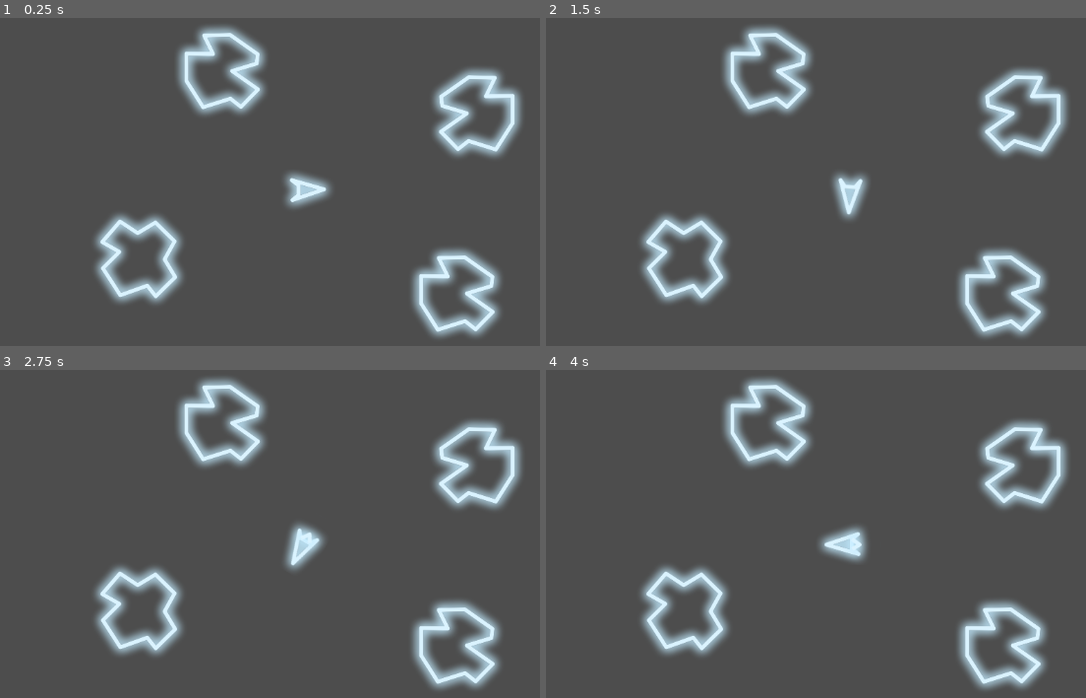
Above: before the commit, frames 1-4 (two rows, left to right).
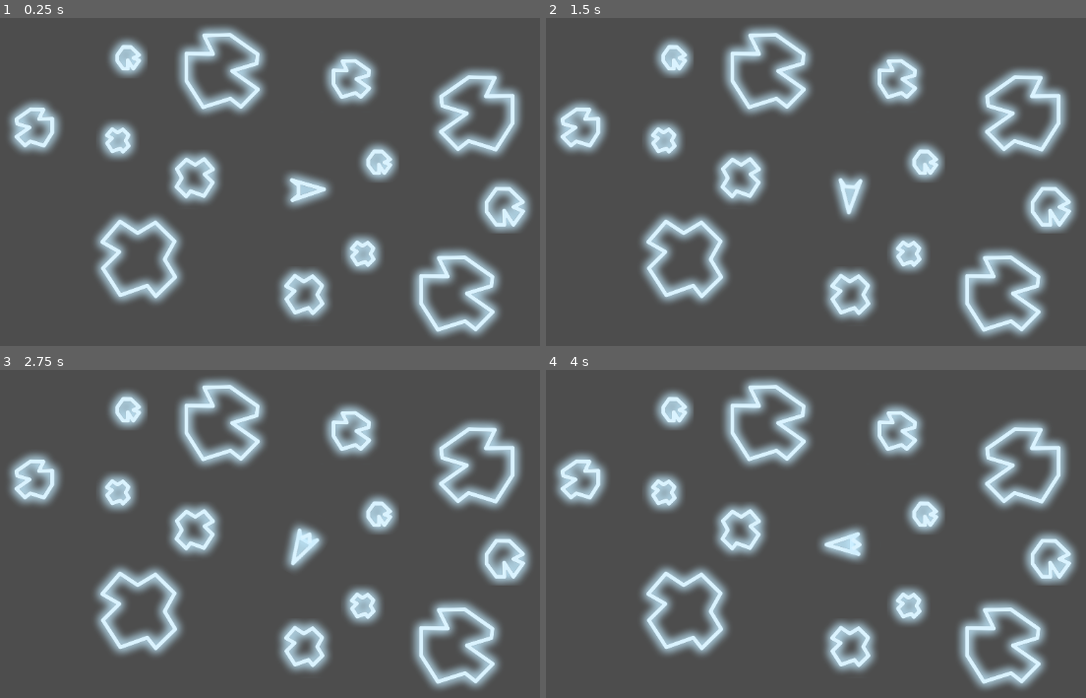
Above: after the commit, the same moments.

Repository: AllanSechrist/asteroids
Game: Godot game, scene res://scenes/sandbox.tscn
Same seed, same stepped clock (60 frames per second), same inputs: the game is played once before the commit and once after it. The project has no main scene, so this scene is started directly.
Inputs:
- Up to frame 1 (0.25 s): no input
- Up to frame 2 (1.5 s): tap Enter at 0.5 s; hold D (turn_right) 0.53-1.28 s; hold W (move) 0.53-1.28 s; hold A (turn_left) from 1.28 s (still down); tap W (move) at 1.35 s
- Up to frame 3 (2.75 s): release A (turn_left) at 2.03 s; hold D (turn_right) from 2.03 s (still down); hold W (move) from 2.03 s (still down)
- Up to frame 4 (4 s): release W (move) at 2.78 s; tap W (move) at 2.85 s; release D (turn_right) at 3.53 s; hold A (turn_left) from 3.53 s (still down); hold W (move) from 3.53 s (still down)

The runs differ from the first frame. In frame 1, 9.2% of the frame differs, in the area x 1-99%, y 6-93%; in frame 2, 9.2%; in frame 3, 9.2%; in frame 4, 9.2%.

Commit message:
add medium and small asteroids

Diff:
--- /dev/null
+++ b/assets/sprites/asteroids/MedAsteroid_1.tres
@@ -0,0 +1,7 @@
+[gd_resource type="AtlasTexture" format=3 uid="uid://wd6sbr0qyw1f"]
+
+[ext_resource type="Texture2D" uid="uid://c774ifh5id0it" path="res://assets/sprites/asteroids-2x.png" id="1_3a4tc"]
+
+[resource]
+atlas = ExtResource("1_3a4tc")
+region = Rect2(0, 168, 88, 88)
--- /dev/null
+++ b/assets/sprites/asteroids/MedAsteroid_2.tres
@@ -0,0 +1,7 @@
+[gd_resource type="AtlasTexture" format=3 uid="uid://bde0y7wnr6pmk"]
+
+[ext_resource type="Texture2D" uid="uid://c774ifh5id0it" path="res://assets/sprites/asteroids-2x.png" id="1_t3msp"]
+
+[resource]
+atlas = ExtResource("1_t3msp")
+region = Rect2(88, 160, 96, 96)
--- /dev/null
+++ b/assets/sprites/asteroids/MedAsteroid_3.tres
@@ -0,0 +1,7 @@
+[gd_resource type="AtlasTexture" format=3 uid="uid://dtdyupqysnswg"]
+
+[ext_resource type="Texture2D" uid="uid://c774ifh5id0it" path="res://assets/sprites/asteroids-2x.png" id="1_uwjgb"]
+
+[resource]
+atlas = ExtResource("1_uwjgb")
+region = Rect2(184, 160, 96, 88)
--- /dev/null
+++ b/assets/sprites/asteroids/SmallAsteroid_1.tres
@@ -0,0 +1,7 @@
+[gd_resource type="AtlasTexture" format=3 uid="uid://df1bv5a2ppwd0"]
+
+[ext_resource type="Texture2D" uid="uid://c774ifh5id0it" path="res://assets/sprites/asteroids-2x.png" id="1_5c1os"]
+
+[resource]
+atlas = ExtResource("1_5c1os")
+region = Rect2(0, 256, 64, 64)
--- /dev/null
+++ b/assets/sprites/asteroids/SmallAsteroid_2.tres
@@ -0,0 +1,7 @@
+[gd_resource type="AtlasTexture" format=3 uid="uid://hxg7rcq1mjyx"]
+
+[ext_resource type="Texture2D" uid="uid://c774ifh5id0it" path="res://assets/sprites/asteroids-2x.png" id="1_e4dx2"]
+
+[resource]
+atlas = ExtResource("1_e4dx2")
+region = Rect2(64, 256, 64, 64)
--- /dev/null
+++ b/assets/sprites/asteroids/SmallAsteroid_3.tres
@@ -0,0 +1,7 @@
+[gd_resource type="AtlasTexture" format=3 uid="uid://cd4purky3sgbr"]
+
+[ext_resource type="Texture2D" uid="uid://c774ifh5id0it" path="res://assets/sprites/asteroids-2x.png" id="1_7bei3"]
+
+[resource]
+atlas = ExtResource("1_7bei3")
+region = Rect2(128, 256, 64, 64)
--- a/scenes/asteroids/big_asteroid.gd
+++ b/scenes/asteroids/asteroid.gd
@@ -1,5 +1,5 @@
 extends Area2D
-class_name BigAsteroid
+class_name Asteroid
 
 @export var sprite_variants: Array[Texture2D] = []
 
--- a/scenes/asteroids/big_asteroid.tscn
+++ b/scenes/asteroids/big_asteroid.tscn
@@ -1,11 +1,12 @@
 [gd_scene format=3 uid="uid://d3x0fnkj3jumk"]
 
 [ext_resource type="Texture2D" uid="uid://bgdqyw5faxnx6" path="res://assets/sprites/asteroids/BigAsteroid_1.tres" id="1_6lffe"]
-[ext_resource type="Script" uid="uid://b81sgrm3tv4xt" path="res://scenes/asteroids/big_asteroid.gd" id="1_y2s20"]
+[ext_resource type="Script" uid="uid://b81sgrm3tv4xt" path="res://scenes/asteroids/asteroid.gd" id="1_y2s20"]
 [ext_resource type="Texture2D" uid="uid://kt2dogxmksnn" path="res://assets/sprites/asteroids/BigAsteroid_2.tres" id="3_8kwfn"]
 [ext_resource type="Texture2D" uid="uid://dkg32uc7f83fc" path="res://assets/sprites/asteroids/BigAsteroid_3.tres" id="4_jtov4"]
 
 [sub_resource type="CircleShape2D" id="CircleShape2D_y2s20"]
+radius = 54.00926
 
 [node name="BigAsteroid" type="Area2D" unique_id=1317233345]
 script = ExtResource("1_y2s20")
--- /dev/null
+++ b/scenes/asteroids/med_asteroid.gd
@@ -0,0 +1 @@
+extends Area2D
--- /dev/null
+++ b/scenes/asteroids/med_asteroid.tscn
@@ -0,0 +1,19 @@
+[gd_scene format=3 uid="uid://b4kwf27f8y7mv"]
+
+[ext_resource type="Script" uid="uid://b81sgrm3tv4xt" path="res://scenes/asteroids/asteroid.gd" id="1_l8wfa"]
+[ext_resource type="Texture2D" uid="uid://wd6sbr0qyw1f" path="res://assets/sprites/asteroids/MedAsteroid_1.tres" id="2_k7t6i"]
+[ext_resource type="Texture2D" uid="uid://bde0y7wnr6pmk" path="res://assets/sprites/asteroids/MedAsteroid_2.tres" id="3_rr77u"]
+[ext_resource type="Texture2D" uid="uid://dtdyupqysnswg" path="res://assets/sprites/asteroids/MedAsteroid_3.tres" id="4_jdo40"]
+
+[sub_resource type="CircleShape2D" id="CircleShape2D_uu1r3"]
+radius = 27.073973
+
+[node name="MedAsteroid" type="Area2D" unique_id=1836129986]
+script = ExtResource("1_l8wfa")
+sprite_variants = Array[Texture2D]([ExtResource("2_k7t6i"), ExtResource("3_rr77u"), ExtResource("4_jdo40")])
+
+[node name="CollisionShape2D" type="CollisionShape2D" parent="." unique_id=588510]
+shape = SubResource("CircleShape2D_uu1r3")
+
+[node name="Sprite2D" type="Sprite2D" parent="." unique_id=189168715]
+texture = ExtResource("2_k7t6i")
--- /dev/null
+++ b/scenes/asteroids/small_asteroid.tscn
@@ -0,0 +1,19 @@
+[gd_scene format=3 uid="uid://uew4s48w4shp"]
+
+[ext_resource type="Script" uid="uid://b81sgrm3tv4xt" path="res://scenes/asteroids/asteroid.gd" id="1_ckhff"]
+[ext_resource type="Texture2D" uid="uid://df1bv5a2ppwd0" path="res://assets/sprites/asteroids/SmallAsteroid_1.tres" id="2_ick8f"]
+[ext_resource type="Texture2D" uid="uid://hxg7rcq1mjyx" path="res://assets/sprites/asteroids/SmallAsteroid_2.tres" id="3_3t74j"]
+[ext_resource type="Texture2D" uid="uid://cd4purky3sgbr" path="res://assets/sprites/asteroids/SmallAsteroid_3.tres" id="4_tfwtt"]
+
+[sub_resource type="CircleShape2D" id="CircleShape2D_1myxn"]
+radius = 17.0
+
+[node name="SmallAsteroid" type="Area2D" unique_id=2118094904]
+script = ExtResource("1_ckhff")
+sprite_variants = Array[Texture2D]([ExtResource("2_ick8f"), ExtResource("3_3t74j"), ExtResource("4_tfwtt")])
+
+[node name="Sprite2D" type="Sprite2D" parent="." unique_id=1295715553]
+texture = ExtResource("2_ick8f")
+
+[node name="CollisionShape2D" type="CollisionShape2D" parent="." unique_id=1952143692]
+shape = SubResource("CircleShape2D_1myxn")
--- a/scenes/sandbox.tscn
+++ b/scenes/sandbox.tscn
@@ -2,6 +2,8 @@
 
 [ext_resource type="PackedScene" uid="uid://cqk7p0e26gfk1" path="res://scenes/ship/ship.tscn" id="1_2ddto"]
 [ext_resource type="PackedScene" uid="uid://d3x0fnkj3jumk" path="res://scenes/asteroids/big_asteroid.tscn" id="2_rgld7"]
+[ext_resource type="PackedScene" uid="uid://b4kwf27f8y7mv" path="res://scenes/asteroids/med_asteroid.tscn" id="3_a8pr3"]
+[ext_resource type="PackedScene" uid="uid://uew4s48w4shp" path="res://scenes/asteroids/small_asteroid.tscn" id="4_j6lu3"]
 
 [node name="Sandbox" type="Node2D" unique_id=1026063426]
 
@@ -11,14 +13,47 @@
 
 [node name="Asteroids" type="Node2D" parent="." unique_id=1279196508]
 
-[node name="BigAsteroid" parent="Asteroids" unique_id=1317233345 instance=ExtResource("2_rgld7")]
+[node name="BigAsteroids" type="Node2D" parent="Asteroids" unique_id=1992141205]
+
+[node name="BigAsteroid" parent="Asteroids/BigAsteroids" unique_id=1317233345 instance=ExtResource("2_rgld7")]
 position = Vector2(444, 119)
 
-[node name="BigAsteroid2" parent="Asteroids" unique_id=588302104 instance=ExtResource("2_rgld7")]
+[node name="BigAsteroid2" parent="Asteroids/BigAsteroids" unique_id=588302104 instance=ExtResource("2_rgld7")]
 position = Vector2(788, 445)
 
-[node name="BigAsteroid3" parent="Asteroids" unique_id=879094982 instance=ExtResource("2_rgld7")]
+[node name="BigAsteroid3" parent="Asteroids/BigAsteroids" unique_id=879094982 instance=ExtResource("2_rgld7")]
 position = Vector2(817, 181)
 
-[node name="BigAsteroid4" parent="Asteroids" unique_id=98907357 instance=ExtResource("2_rgld7")]
+[node name="BigAsteroid4" parent="Asteroids/BigAsteroids" unique_id=98907357 instance=ExtResource("2_rgld7")]
 position = Vector2(323, 395)
+
+[node name="MedAsteroids" type="Node2D" parent="Asteroids" unique_id=1254328359]
+
+[node name="MedAsteroid" parent="Asteroids/MedAsteroids" unique_id=1836129986 instance=ExtResource("3_a8pr3")]
+position = Vector2(170, 202)
+
+[node name="MedAsteroid2" parent="Asteroids/MedAsteroids" unique_id=470499915 instance=ExtResource("3_a8pr3")]
+position = Vector2(632, 131)
+
+[node name="MedAsteroid3" parent="Asteroids/MedAsteroids" unique_id=178250861 instance=ExtResource("3_a8pr3")]
+position = Vector2(563, 448)
+
+[node name="MedAsteroid4" parent="Asteroids/MedAsteroids" unique_id=771607624 instance=ExtResource("3_a8pr3")]
+position = Vector2(857, 312)
+
+[node name="MedAsteroid5" parent="Asteroids/MedAsteroids" unique_id=848126769 instance=ExtResource("3_a8pr3")]
+position = Vector2(405, 277)
+
+[node name="SmallAsteroids" type="Node2D" parent="Asteroids" unique_id=1317212318]
+
+[node name="SmallAsteroid" parent="Asteroids/SmallAsteroids" unique_id=2118094904 instance=ExtResource("4_j6lu3")]
+position = Vector2(650, 386)
+
+[node name="SmallAsteroid2" parent="Asteroids/SmallAsteroids" unique_id=696674639 instance=ExtResource("4_j6lu3")]
+position = Vector2(303, 97)
+
+[node name="SmallAsteroid3" parent="Asteroids/SmallAsteroids" unique_id=1339731486 instance=ExtResource("4_j6lu3")]
+position = Vector2(671, 250)
+
+[node name="SmallAsteroid4" parent="Asteroids/SmallAsteroids" unique_id=146855756 instance=ExtResource("4_j6lu3")]
+position = Vector2(291, 220)
Renamed: scenes/asteroids/big_asteroid.gd.uid -> scenes/asteroids/asteroid.gd.uid
Not shown, added: scenes/asteroids/med_asteroid.gd.uid
